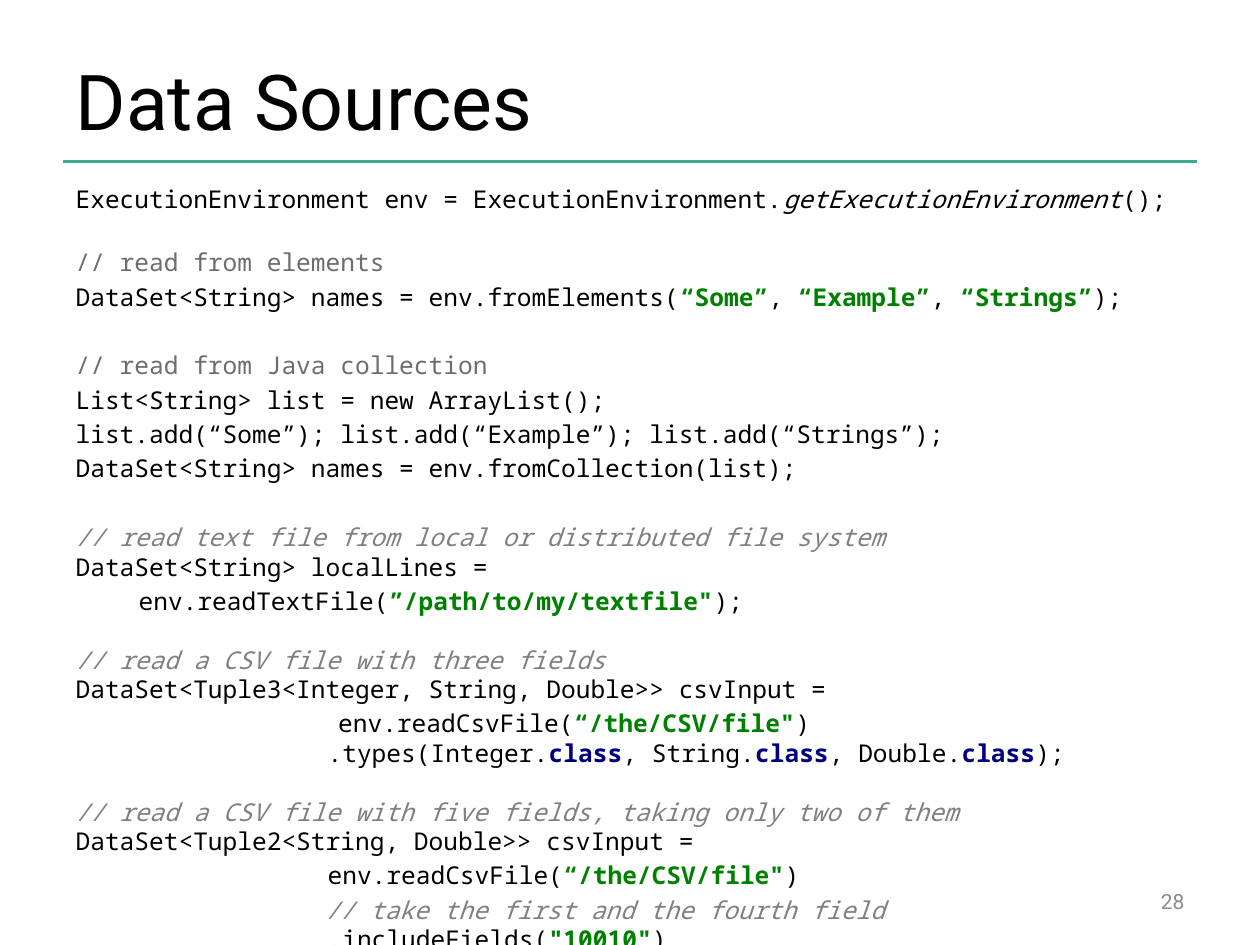
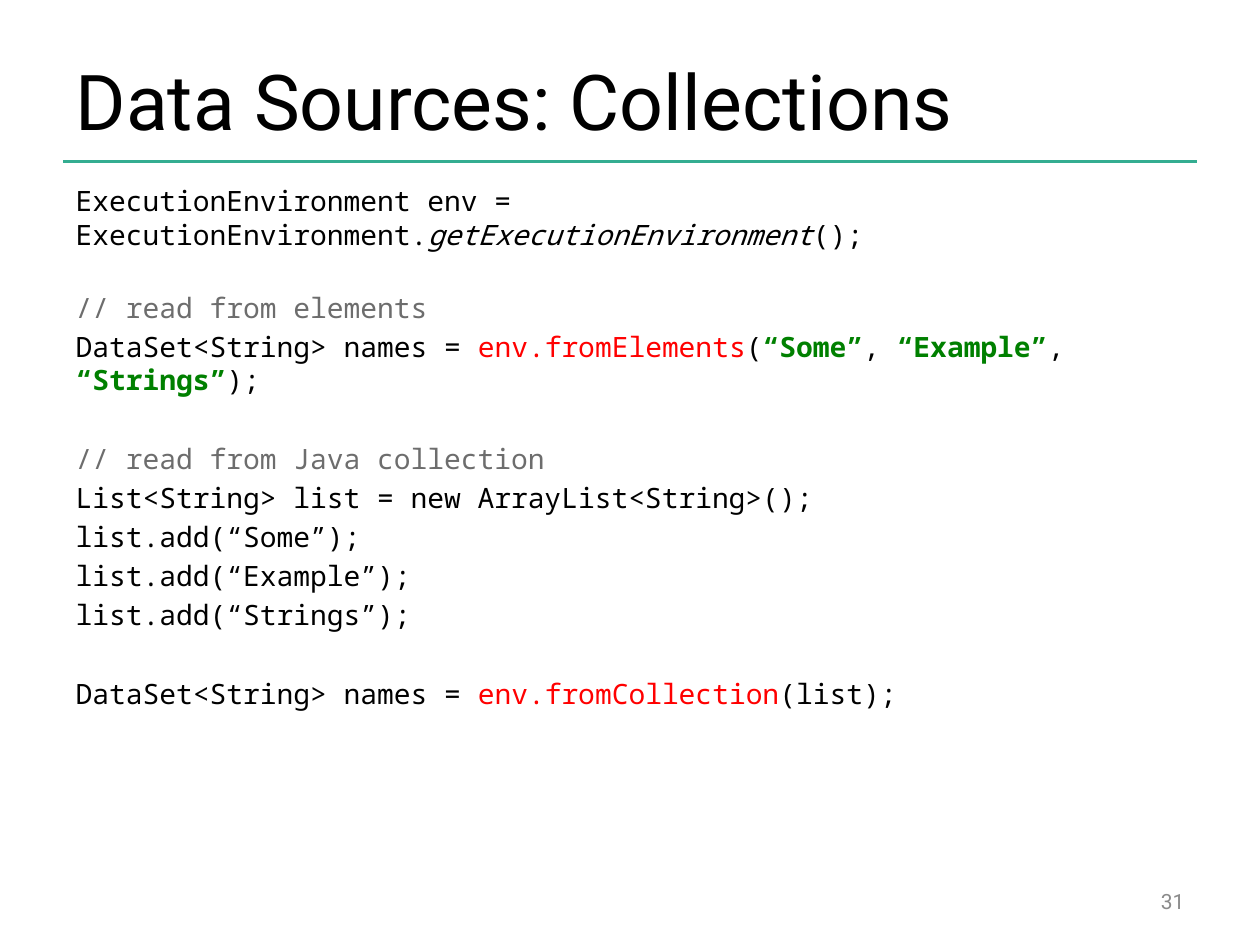
Before and after one commit to dataArtisans/flink-training-web, a slide deck: slide 31 of slides/flink_batch_basics.pptx (slide 28 before the commit). Drawn at 1260x945 pixels with LibreOffice and Linux fonts; fonts in the diff are those of the drawing; background and template pictures are left out. Boxes give left, top, right and bottom in pixels: in the first picture for what was removed or moved away, otherwise in the second. Text is boxed around its words. In the diff, an @@ line names an element or a change of style, - is before the commit and + after.

Commit message:
slides: refactor examples, adjust highlighting

```diff
--- a/slides/flink_batch_basics.pptx
+++ b/slides/flink_batch_basics.pptx
@@ title at bbox=[76, 72, 952, 131]: text changed @@
-Data Sources
+Data Sources: Collections
@@ text at bbox=[76, 189, 1065, 711]: size 14 to 16 pt in "ExecutionEnvironment env = ExecutionEnvironment.getExecution ...", "// read from elements", "DataSet<String> names = env.fromElements(“Some”, “Example”,  ...", "// read from Java collection" and 1 more places; text colour #000000 to #FF0000 in "env.fromElements(“Some”,", "env.fromCollection(list);" @@
@@ text at bbox=[76, 486, 813, 632]: text changed; size 14 to 16 pt @@
-List<String> list = new ArrayList();
-list.add(“Some”); list.add(“Example”); list.add(“Strings”);
+List<String> list = new ArrayList<String>();
+list.add(“Some”);
+list.add(“Example”);
+list.add(“Strings”);
@@ text at bbox=[76, 527, 1064, 919]: paragraphs removed @@
-// read text file from local or distributed file system
-DataSet<String> localLines =
-env.readTextFile(”/path/to/my/textfile");
-// read a CSV file with three fields
-DataSet<Tuple3<Integer, String, Double>> csvInput =
-env.readCsvFile(“/the/CSV/file")
-.types(Integer.class, String.class, Double.class);
-// read a CSV file with five fields, taking only two of them
-DataSet<Tuple2<String, Double>> csvInput =
-env.readCsvFile(“/the/CSV/file")
-// take the first and the fourth field
-.includeFields("10010") .types(String.class, Double.class);
@@ page number at bbox=[1161, 894, 1185, 909]: text changed @@
-28
+31
```
Also in this commit, not shown: 12 other slides changed, 8 slides added, 5 slides removed.
